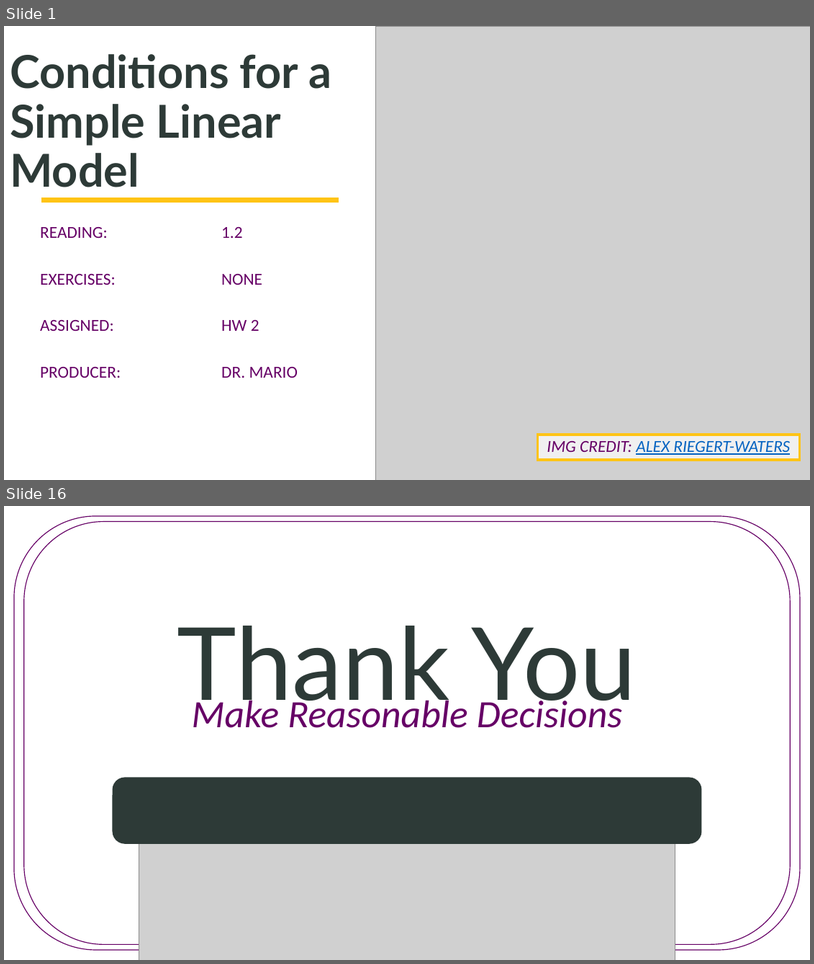
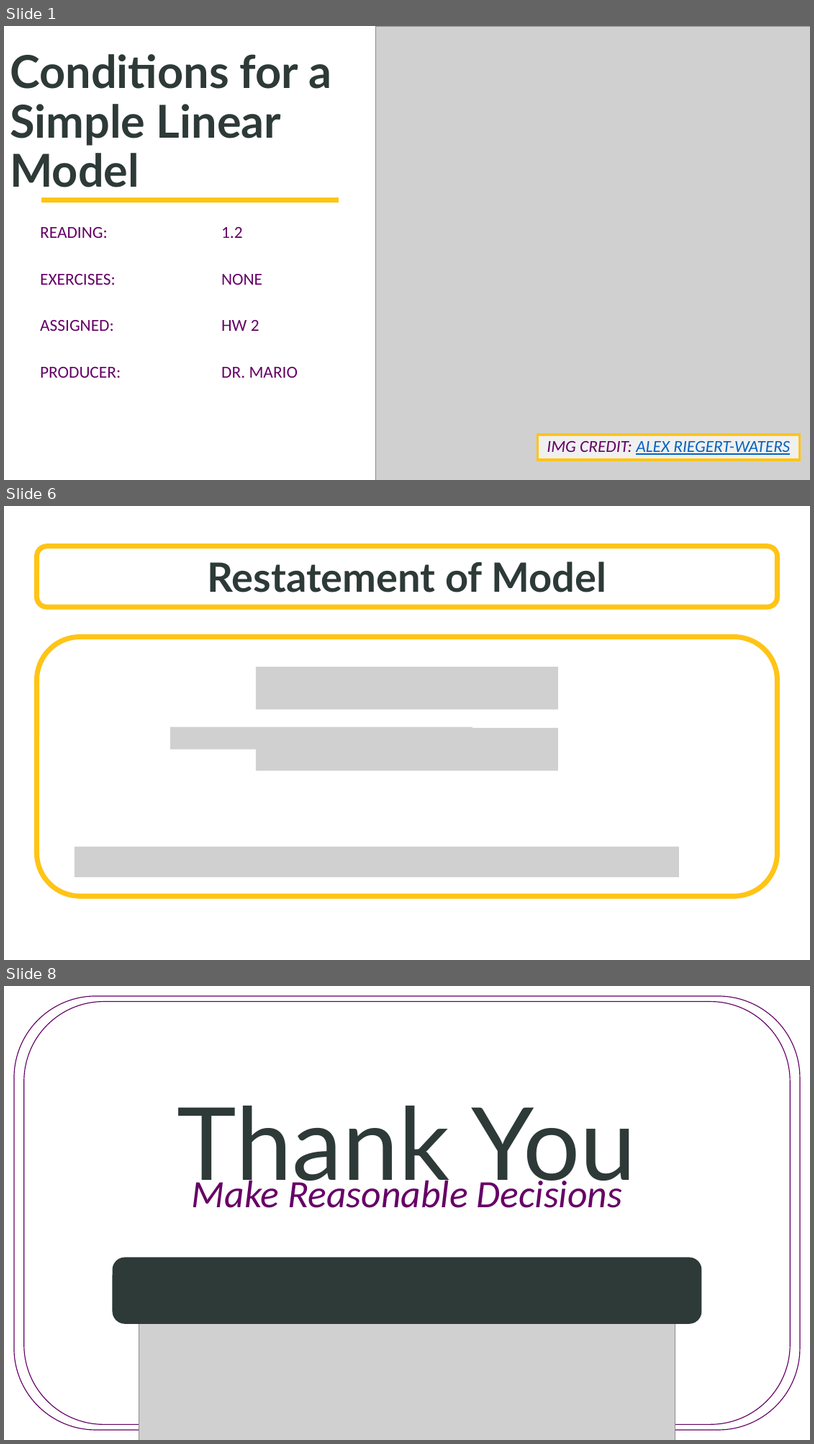
Before and after one commit to SuperMarioGiacomazzo/STOR455_WEBSITE, a slide deck: Lectures/4 - Conditions for a Simple Linear Model.pptx. Shown one above the other, each under a label of ours: slides 1 and 16 before the commit, slides 1, 6 and 8 after it; the slides between them are not shown. The pictures are 814x964 and 814x1444 pixels, drawn with LibreOffice and Linux fonts; fonts in the diff are those of the drawing; grey boxes stand for pictures; background and template pictures are left out. Boxes give left, top, right and bottom in pixels: in the first picture for what was removed or moved away, otherwise in the second. Text is boxed around its words. In the diff, an @@ line names an element or a change of style, - is before the commit and + after.

```diff
--- a/Lectures/4 - Conditions for a Simple Linear Model.pptx
+++ b/Lectures/4 - Conditions for a Simple Linear Model.pptx
@@ slide 6 added at [4, 506, 810, 960], background picture (left out) @@
@@ rounded rectangle added at [36, 546, 778, 607], fill #FFFFFF at 70% opacity, outline #FFC416 6 pt, 48 pt, text #2D3A37, bold @@
+Restatement of Model
@@ rounded rectangle added at [36, 636, 778, 896], fill #FFFFFF, outline #FFC416 6 pt @@
@@ picture added at [256, 667, 558, 710] @@
@@ picture added at [170, 727, 473, 749] @@
@@ picture added at [256, 728, 558, 771] @@
@@ picture added at [75, 847, 680, 877] @@
@@ what was slide 16 is now slide 8 @@
```
Also in this commit, not shown: 5 other slides added, 14 slides removed, 12 other files.
